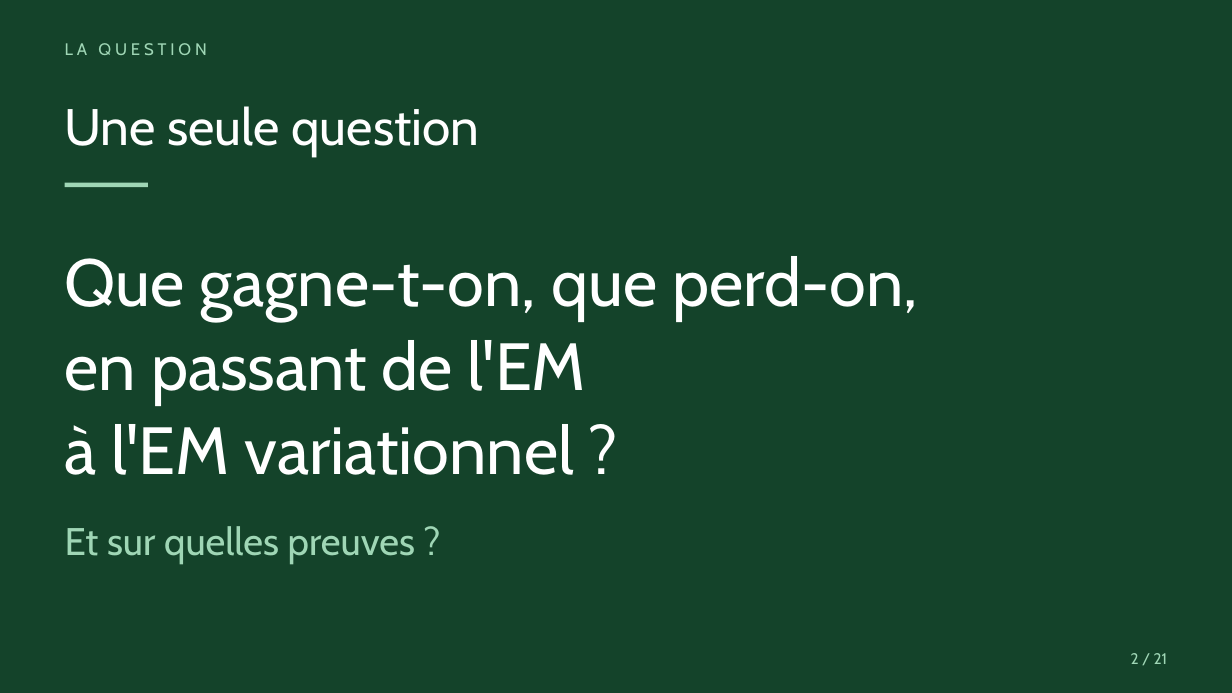
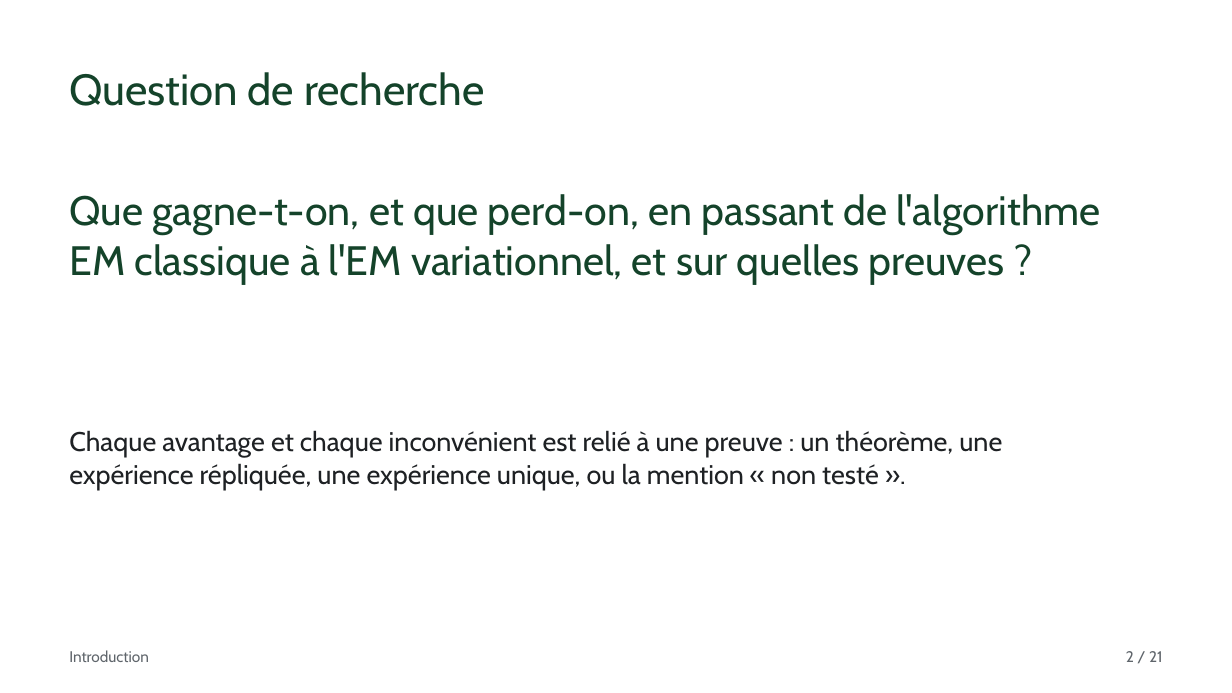
Before and after one commit to Kanaicare8/em-classique-vs-variationnel, a slide deck: slide 2 of presentation/Presoutenance_Icare.pptx. Drawn at 1232x693 pixels with LibreOffice and Linux fonts; fonts in the diff are those of the drawing. Boxes give left, top, right and bottom in pixels: in the first picture for what was removed or moved away, otherwise in the second. Text is boxed around its words. In the diff, an @@ line names an element or a change of style, - is before the commit and + after.

```diff
--- a/presentation/Presoutenance_Icare.pptx
+++ b/presentation/Presoutenance_Icare.pptx
@@ background #14432A to #FFFFFF @@
@@ text "Question de recherche" at box(69, 72, 485, 106): vertical alignment top to middle @@
@@ text at box(69, 72, 485, 106): text changed; size 13 to 34 pt; text colour #9FD6B5 to #14432A @@
-LA QUESTION
+Question de recherche
@@ text removed at box(65, 106, 479, 156) @@
-Une seule question
@@ line removed from (65, 185) to (148, 185) @@
@@ text at box(69, 194, 1101, 284): text changed; size 52 to 32 pt; text colour #FFFFFF to #14432A @@
-Que gagne-t-on, que perd-on,
-en passant de l'EM
-à l'EM variationnel ?
+Que gagne-t-on, et que perd-on, en passant de l'algorithme EM classique à l'EM variationnel, et sur quelles preuves ?
@@ text added at box(69, 430, 1002, 490), 21 pt, text #1E2124 @@
+Chaque avantage et chaque inconvénient est relié à une preuve : un théorème, une expérience répliquée, une expérience unique, ou la mention « non testé ».
@@ text removed at box(65, 526, 415, 565) @@
-Et sur quelles preuves ?
@@ text added at box(69, 650, 149, 662), 12 pt, text #5F656B @@
+Introduction
@@ text "2 / 21" at box(1126, 651, 1163, 662): text colour #9FD6B5 to #5F656B @@
```
Also in this commit, not shown: 13 other slides changed, 7 slides added, 7 slides removed, 26 other files.
